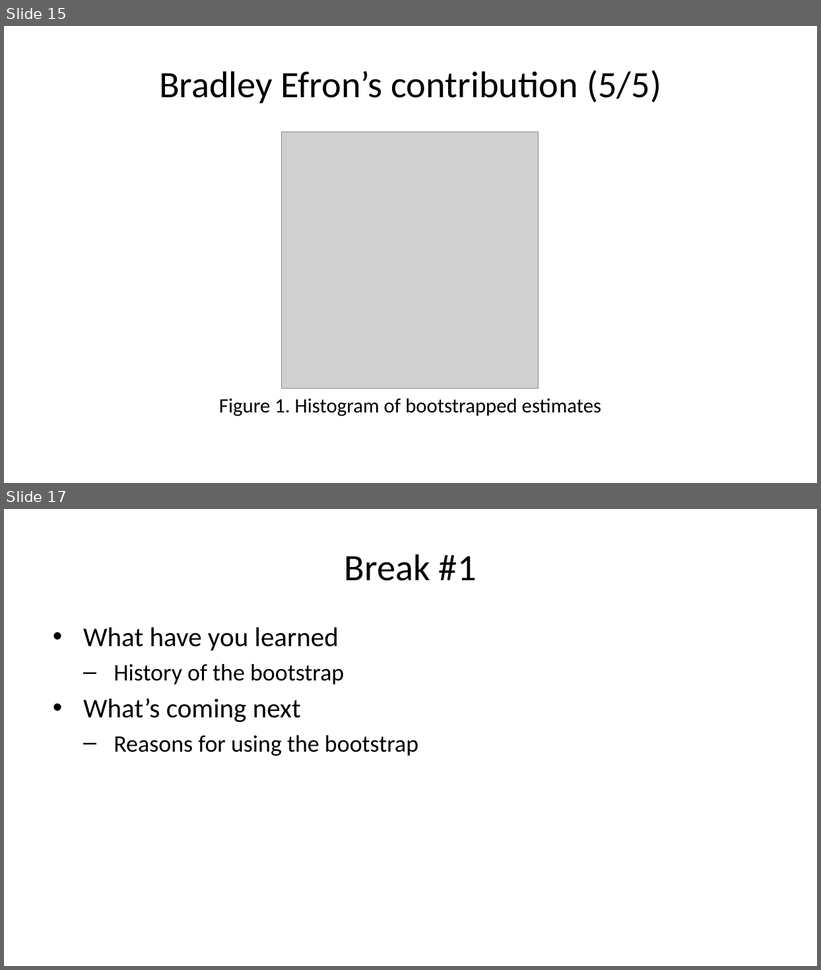
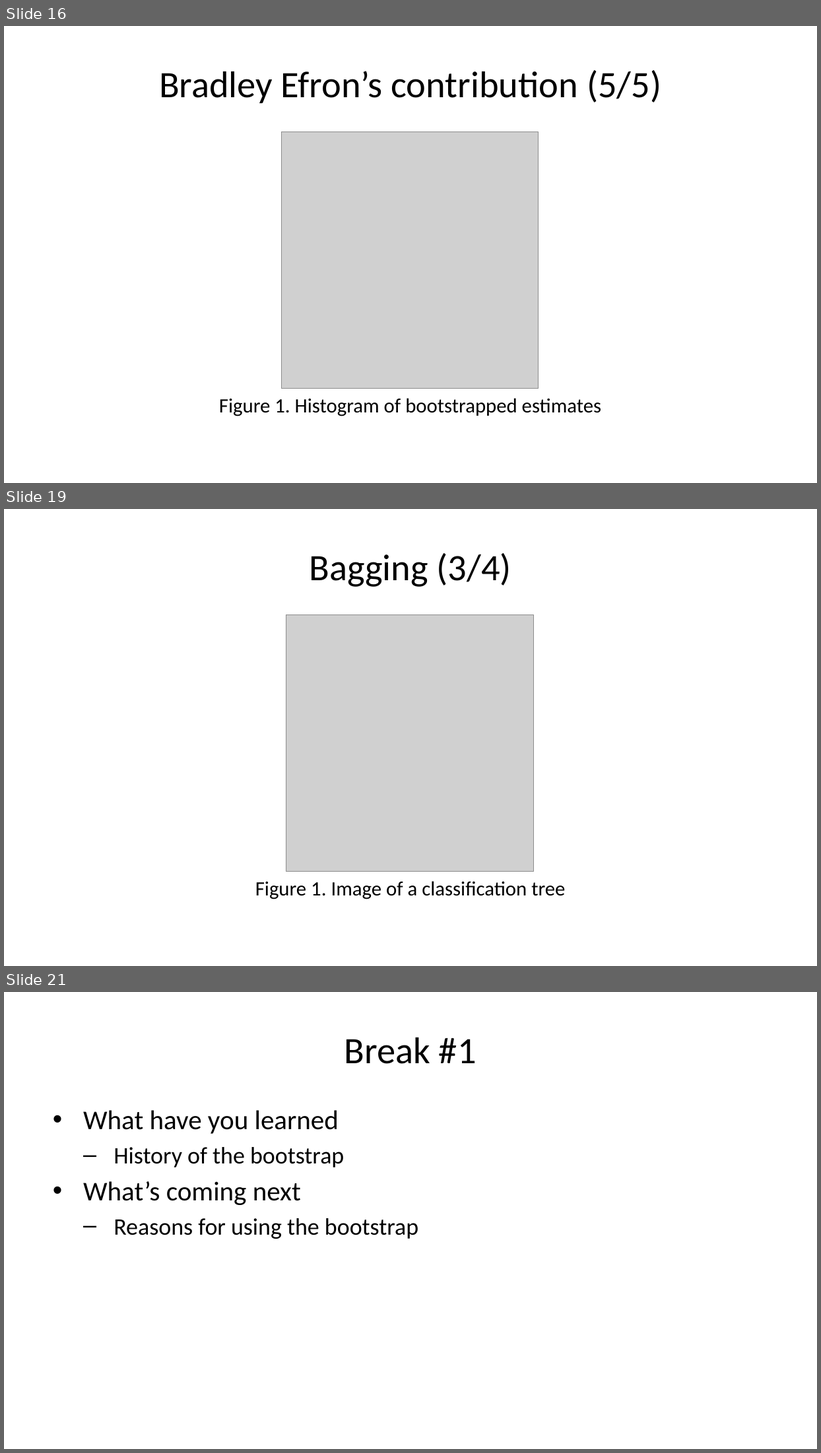
Before and after one commit to pmean/papers-and-presentations, a slide deck: bootstrap/src/bootstrap-slides.pptx. Shown one above the other, each under a label of ours: slides 15 and 17 before the commit, slides 16, 19 and 21 after it; the slides between them are not shown. The pictures are 821x970 and 821x1453 pixels, drawn with LibreOffice and Linux fonts; fonts in the diff are those of the drawing; grey boxes stand for pictures. Boxes give left, top, right and bottom in pixels: in the first picture for what was removed or moved away, otherwise in the second. Text is boxed around its words. In the diff, an @@ line names an element or a change of style, - is before the commit and + after.

```diff
--- a/bootstrap/src/bootstrap-slides.pptx
+++ b/bootstrap/src/bootstrap-slides.pptx
@@ slide 19 added at (4,509,817,966), background #FFFFFF @@
@@ title added at (310,553,512,587), 33 pt, text #000000 @@
+Bagging (3/4)
@@ picture added at (286,615,533,871) @@
@@ text added at (255,881,565,900), 18 pt, text #000000 @@
+Figure 1. Image of a classification tree
@@ what was slide 15 is now slide 16 @@
@@ what was slide 17 is now slide 21 @@
```
Also in this commit, not shown: 4 slides changed, 3 other slides added, 1 other file.
